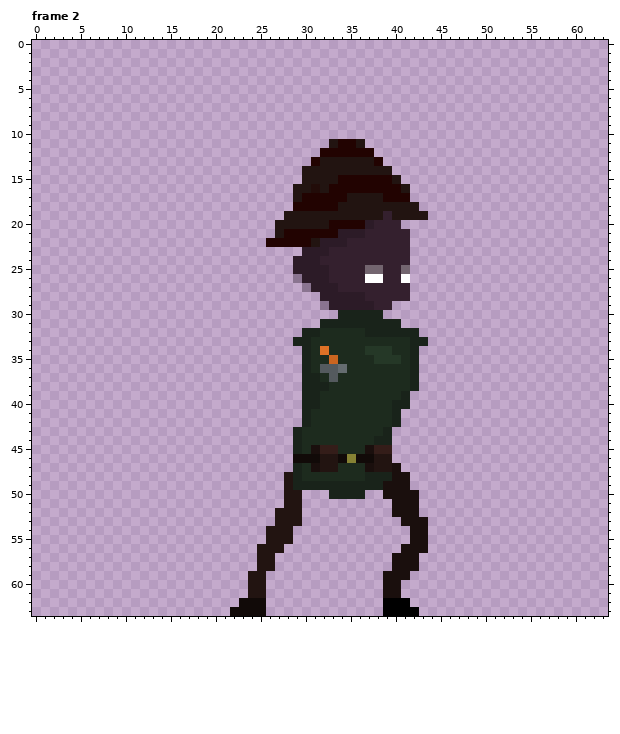
File history of a pixel-art file, player/frames/player_roll/player_roll.aseprite. This is how it looked before the edit.
64x64 pixels, 4 frames. Colours within 5 levels of each other are drawn and written as one. Shown: frame 2. The commit also changed other frames, which this record leaves out.
New version:
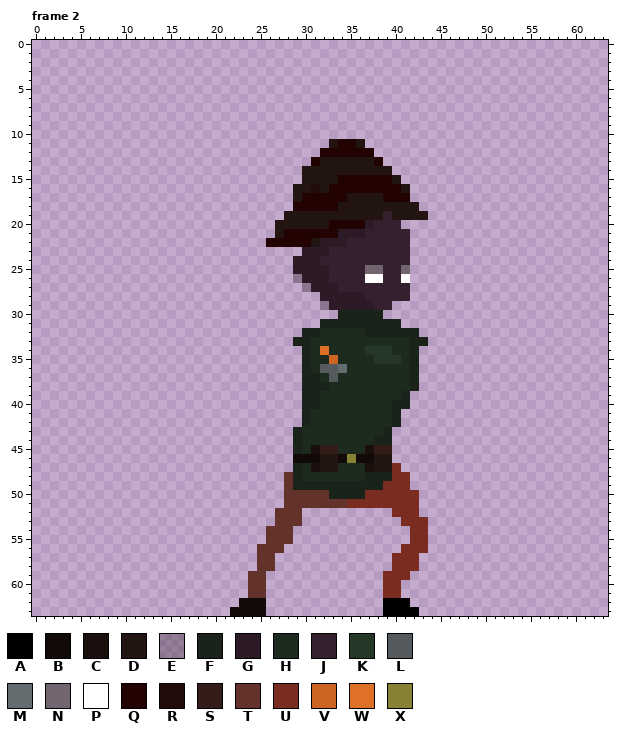
Palette (. is transparent): A #000000  B #110a08  C #1a0f0d  D #221411  E #23161f4c  F #19231a  G #2c1b27  H #1d2b1e  J #34202e  K #253827  L #545a5e  M #656c70  N #73656f  P #ffffff  Q #220301  R #220c09  S #341d19  T #63332b  U #792c1f  V #cb6520  W #df7126  X #868234
Edits made:
{"where": "frame 2, layers \"left-leg\", \"right-leg\""}
{"frame":2,"y":47,"x":40,"old":"C","new":"U"}
{"frame":2,"y":48,"x":28,"old":"D","new":"T"}
{"frame":2,"y":48,"x":40,"old":"CC","new":"UU"}
{"frame":2,"y":49,"x":28,"old":"D","new":"T"}
{"frame":2,"y":49,"x":39,"old":"CCC","new":"UUU"}
{"frame":2,"y":50,"x":28,"old":"DD...","new":"TTTTT"}
{"frame":2,"y":50,"x":37,"old":"..CCCC","new":"UUUUUU"}
{"frame":2,"y":51,"x":28,"old":"DD..........CCC","new":"TTTTTTTUUUUUUUU"}
{"frame":2,"y":52,"x":27,"old":"DDD","new":"TTT"}
{"frame":2,"y":52,"x":40,"old":"CCC","new":"UUU"}
{"frame":2,"y":53,"x":27,"old":"DDD","new":"TTT"}
{"frame":2,"y":53,"x":41,"old":"CCC","new":"UUU"}
{"frame":2,"y":54,"x":26,"old":"DDD","new":"TTT"}
{"frame":2,"y":54,"x":42,"old":"CC","new":"UU"}
{"frame":2,"y":55,"x":26,"old":"DDD","new":"TTT"}
{"frame":2,"y":55,"x":42,"old":"CC","new":"UU"}
{"frame":2,"y":56,"x":25,"old":"DDD","new":"TTT"}
{"frame":2,"y":56,"x":41,"old":"CCC","new":"UUU"}
{"frame":2,"y":57,"x":25,"old":"DD","new":"TT"}
{"frame":2,"y":57,"x":40,"old":"CCC","new":"UUU"}
{"frame":2,"y":58,"x":25,"old":"DD","new":"TT"}
{"frame":2,"y":58,"x":40,"old":"CCC","new":"UUU"}
{"frame":2,"y":59,"x":24,"old":"DD","new":"TT"}
{"frame":2,"y":59,"x":39,"old":"CCC","new":"UUU"}
{"frame":2,"y":60,"x":24,"old":"DD","new":"TT"}
{"frame":2,"y":60,"x":39,"old":"CC","new":"UU"}
{"frame":2,"y":61,"x":24,"old":"DD","new":"TT"}
{"frame":2,"y":61,"x":39,"old":"CC","new":"UU"}
{"label":"changed","picture_box":[248,463,428,598]}
